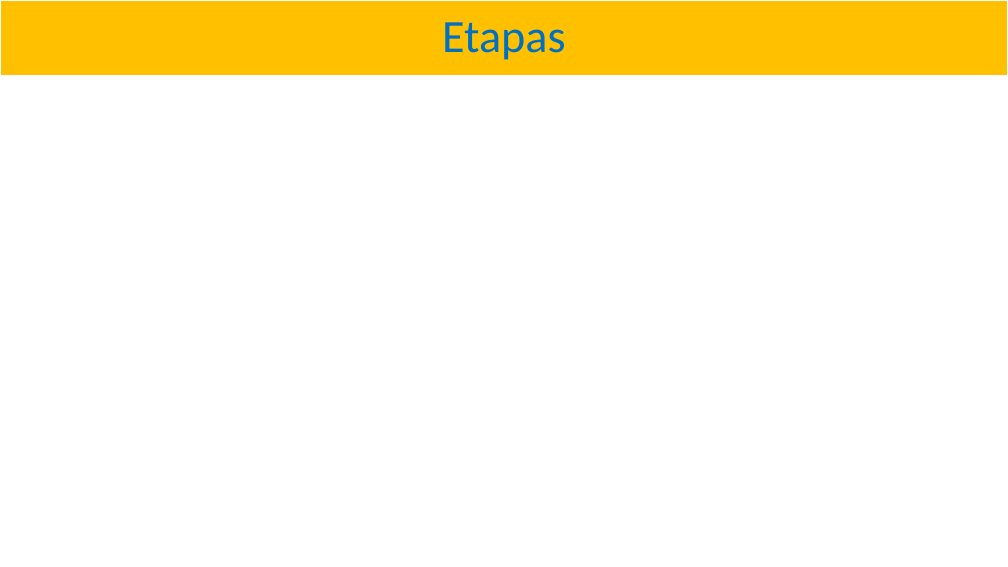
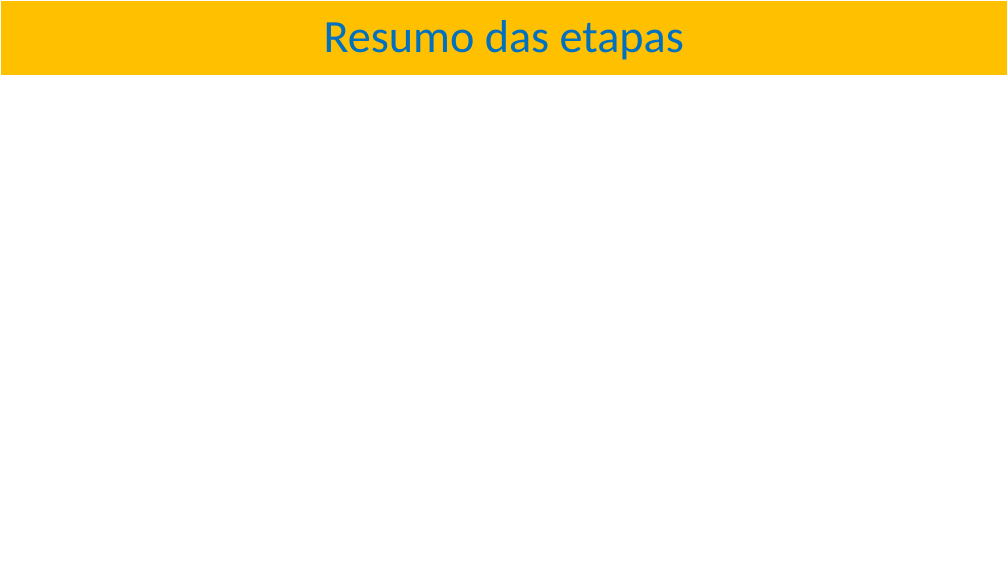
Before and after one commit to Roberto-Hoo/Trabalho2-ComputacaoParalela-18maio2021, a slide deck: slide 4 of Trabalho 2B Computacao Paralela.pptx. Drawn at 1008x567 pixels with LibreOffice and Linux fonts; fonts in the diff are those of the drawing; grey boxes stand for pictures. Boxes give left, top, right and bottom in pixels: in the first picture for what was removed or moved away, otherwise in the second. Text is boxed around its words. In the diff, an @@ line names an element or a change of style, - is before the commit and + after.

```diff
--- a/Trabalho 2B Computacao Paralela.pptx
+++ b/Trabalho 2B Computacao Paralela.pptx
@@ title at (324,20,684,60): text changed @@
-Etapas
+Resumo das etapas
```
Also in this commit, not shown: 3 other slides changed, 5 slides added, 1 other file.
